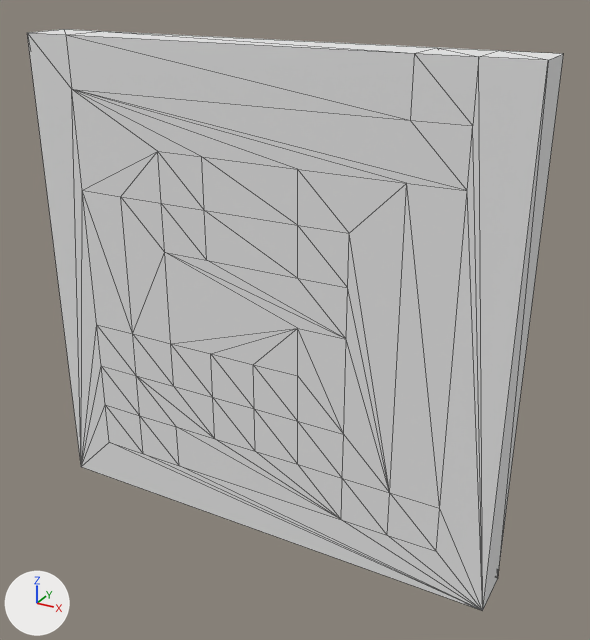
Before and after pictures for a commit that changed the OBJ model Models/Pod Radar.obj.
Both versions are drawn from a 50 mm lens placed at (7.67, -12.24, 6.28), pointed at (0.55, 0.71, -0.2). Lighting does not change. The marker at lower left points along +X, +Y and +Z. Mesh edges are drawn as thin lines. Where no turn or scale is listed for an object, it has been applied to the vertices. Vertices at the same position are counted once.

Objects in the first picture: 'Untitled'.
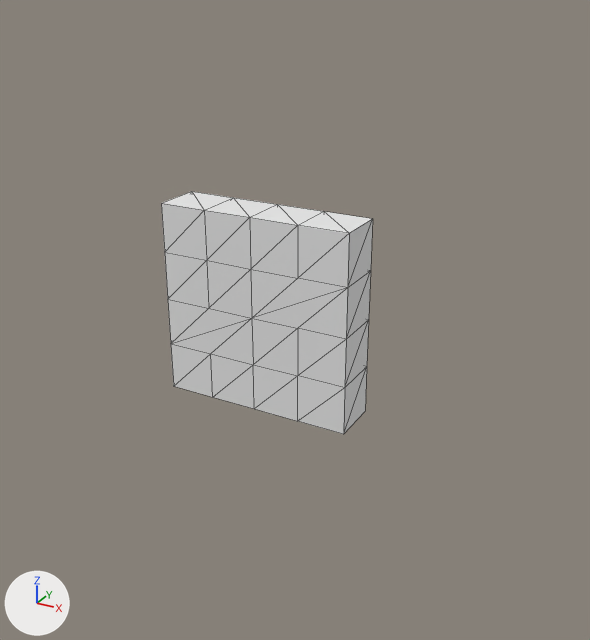
Edits to the scene script, one JSON object a line:
```json
{"block": "me_untitled", "where": "# used by ob_untitled; location = (0.0, 0.0, 0.0)"}
{"op": "remove", "block": "me_untitled", "code": "me_untitled.from_pydata(...)  # 110 vertices, 216 faces; spans x -5.0..5.0, y 0.0..1.0, z -5.0..5.0"}
{"op": "add", "block": "me_untitled", "code": "me_untitled.from_pydata(...)  # 50 vertices, 96 faces; spans x -2.0..2.0, y 0.0..1.0, z -2.0..2.0"}
{"block": "me_untitled", "change": "me_untitled part 1"}
{"block": "me_untitled", "change": "72 vertices are removed from x -5.0..5.0, y 0.0..1.0, z -5.0..5.0"}
{"block": "me_untitled", "change": "214 faces are deleted"}
{"block": "me_untitled", "change": "4 vertices are added at (-2.0, 0.0, 0.0), (-2.0, 1.0, 0.0), (0.0, 0.0, 1.0), (0.0, 1.0, 1.0)"}
{"block": "me_untitled", "change": "8 new vertices lie (1.0, 0.0, 1.0) away from vertices in x -2.0..1.0, y 0.0..1.0, z -2.0..1.0"}
{"block": "me_untitled", "change": "94 new faces join them"}
```

Where the change shows, as pixel boxes [x1, y1, x2, y2] in the pictures (590 x 640 px):
```json
{"object": "Untitled", "change": "reshaped", "before": [27, 29, 564, 611], "after": [161, 191, 373, 434], "on screen": "60% narrower, 58% shorter"}
```
